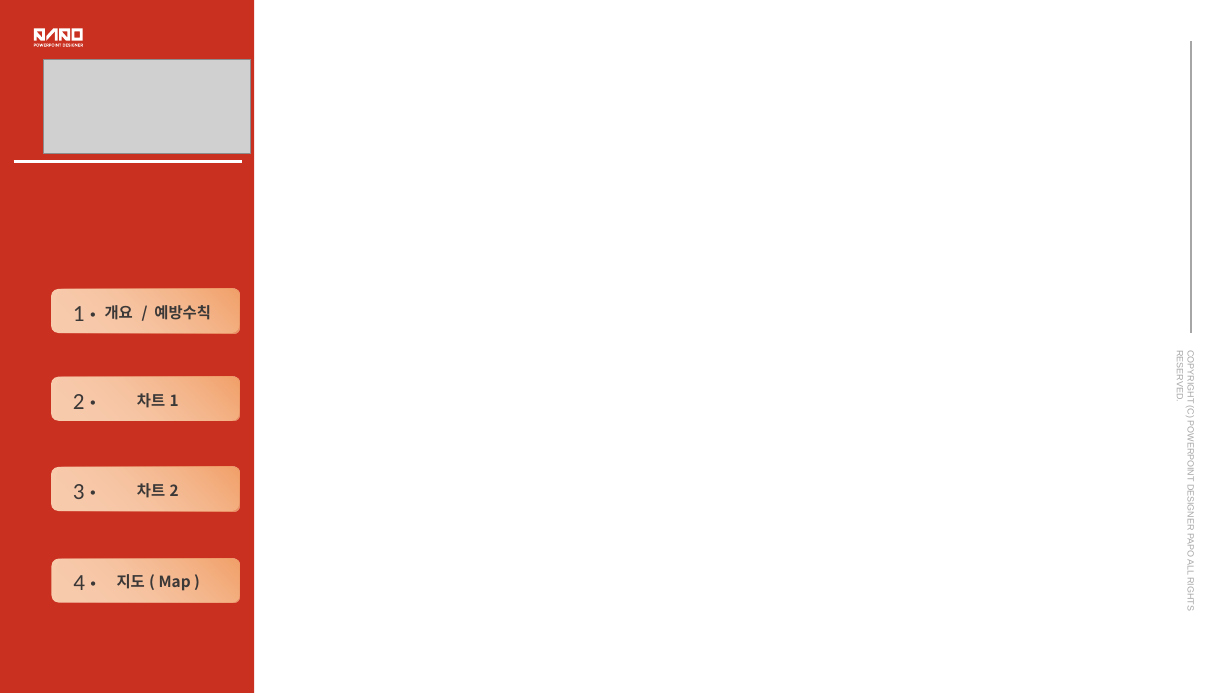
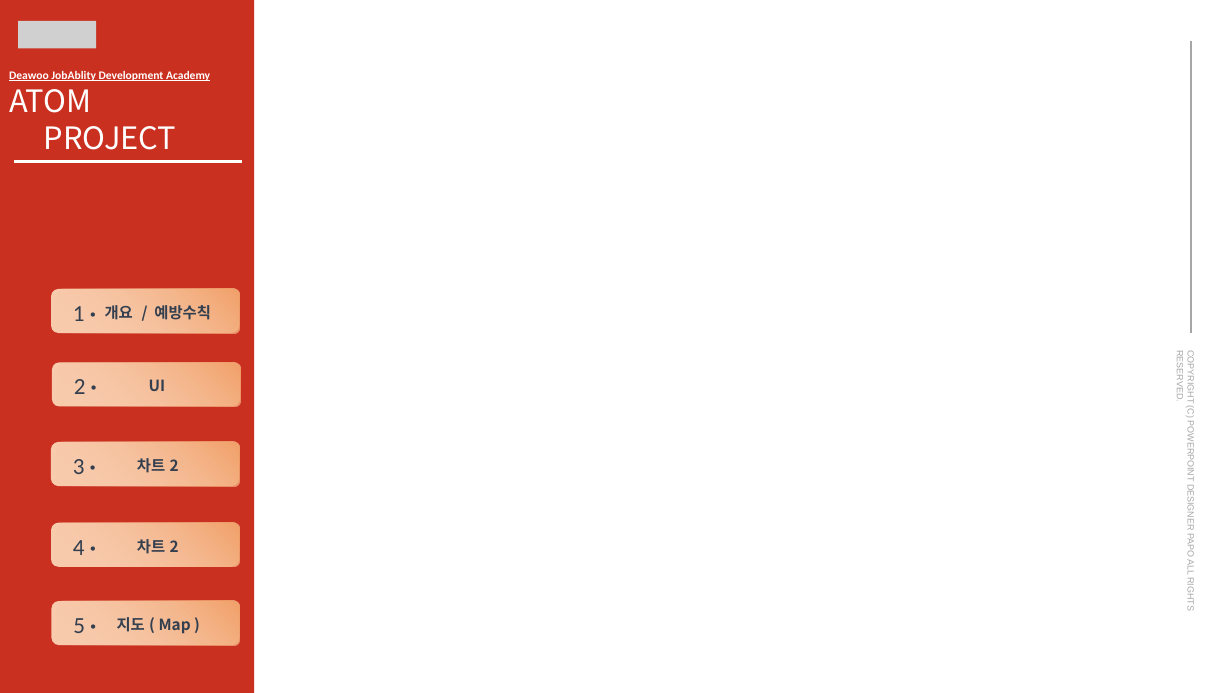
Before and after one commit to youinho/AtomProject, a slide deck: slide 5 of files/Atomproject(코로냥).pptx (slide 4 before the commit). Drawn at 1232x693 pixels with LibreOffice and Linux fonts; fonts in the diff are those of the drawing; grey boxes stand for pictures. Boxes give left, top, right and bottom in pixels: in the first picture for what was removed or moved away, otherwise in the second. Text is boxed around its words. In the diff, an @@ line names an element or a change of style, - is before the commit and + after.

Commit message:
0327 V2.0 PPT

```diff
--- a/files/Atomproject(코로냥).pptx
+++ b/files/Atomproject(코로냥).pptx
@@ picture added at (18,21,96,49) @@
@@ picture removed at (43,59,250,153) @@
@@ group removed at (34,29,82,46): 20 freeform shapes, 2 rectangles @@
@@ text added at (9,71,210,150), 9 pt, text #FFFFFF, bold, underline @@
+Deawoo JobAblity Development Academy
+ATOM
+PROJECT
@@ 2 rounded rectangles, 1 text: place and size @@
-2 rounded rectangles, 1 text at (51,377,239,421)
+2 rounded rectangles, 1 text at (52,362,240,407)
@@ text added at (149,379,166,391), 12 pt, text #333F50, bold @@
+UI
@@ rounded rectangle added at (51,442,239,486), fill #F8CBAD @@
@@ text "3 ·": place and size @@
-text "3 ·" at (73,484,85,499)
+text "3 ·" at (73,459,85,474)
@@ rounded rectangle added at (56,442,239,486), fill gradient #F8CBAD to #F2A068 @@
@@ text at (137,458,179,473): text changed; text colour #3B3838 to #333F50 @@
-차트 1
+차트 2
@@ text colour #3B3838 to #333F50 in 7 elements at (73,306,85,321), (105,305,211,320), (74,379,86,394), (117,617,191,634), (137,539,179,554), (73,459,85,474), (73,540,85,555) @@
@@ text "4 ·": place and size @@
-text "4 ·" at (73,575,85,590)
+text "4 ·" at (73,540,85,555)
@@ 2 rounded rectangles, 1 text: place and size @@
-2 rounded rectangles, 1 text at (51,467,239,511)
+2 rounded rectangles, 1 text at (51,523,239,567)
@@ rounded rectangle: place and size @@
-rounded rectangle at (52,559,240,604)
+rounded rectangle at (52,601,240,645)
@@ rounded rectangle: place and size @@
-rounded rectangle at (56,559,239,604)
+rounded rectangle at (56,601,239,645)
@@ text added at (73,618,85,633), 18 pt, text #333F50 @@
+5 ·
@@ text "지도 ( Map )": place and size @@
-text "지도 ( Map )" at (117,574,191,591)
+text "지도 ( Map )" at (117,617,191,634)
```
Also in this commit, not shown: 3 other slides changed, 2 slides added, 1 slide removed, 1 other file.
